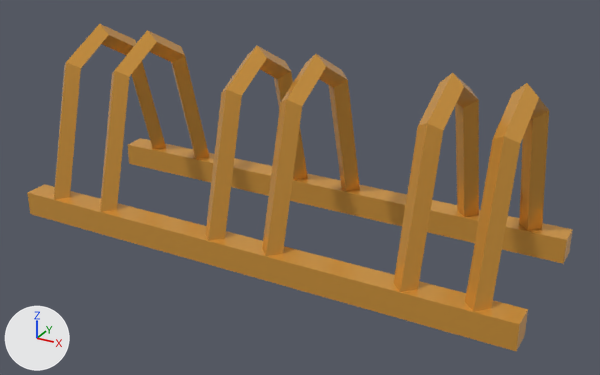
Renders of the glTF model public/models/bike-stand.glb from each side of a commit.
Rendered twice from a 50 mm lens placed at (0.794, -1.386, 0.804), pointed at (0.041, -0.017, 0.119). The axes (+X, +Y, +Z) are drawn at lower left. The lights are the same throughout. Where no turn or scale is listed for an object, it has been applied to the vertices.

The older version as bpy lines, for what is in view:
```python
me_bike_stand = bpy.data.meshes.new('bike-stand')
me_bike_stand.from_pydata(...)  # 136 vertices, 216 faces; spans x -0.55..0.55, y -0.198..0.198, z -0.001..0.398
me_bike_stand.materials.append(mat_lowpoly_colors)  # orange #e7a747
ob_bike_stand = bpy.data.objects.new('bike-stand', me_bike_stand)
ob_bike_stand.location = (0.0, 0.0, 0.0)
```
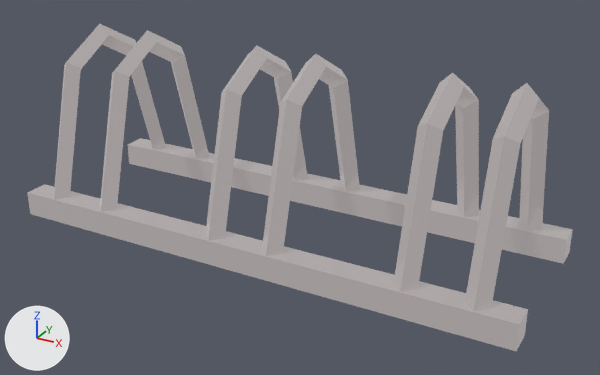
Location of each change, (x1, y1, x2, y2) in pixels of the pictures (600 x 375 px):
'bike-stand', recoloured (brown to grey)
    both: (27, 24, 573, 351)

Patch to the scene script:
```diff
--- a/public/models/bike-stand.glb.py
+++ b/public/models/bike-stand.glb.py
@@ img_base @@
+img_base = load_image('base', '_unpacked/base', 1024, 1024, 'sRGB')
@@ mat_lowpoly_colors_001 @@
+mat_lowpoly_colors_001 = bpy.data.materials.new('LOWPOLY-COLORS.001')
+# uses the picture img_base
@@ me_bike_stand @@
 me_bike_stand.from_pydata(...)  # 136 vertices, 216 faces; spans x -0.55..0.55, y -0.198..0.198, z -0.001..0.398
-me_bike_stand.materials.append(mat_lowpoly_colors)  # orange #e7a747
+me_bike_stand.materials.append(mat_lowpoly_colors_001)
```
